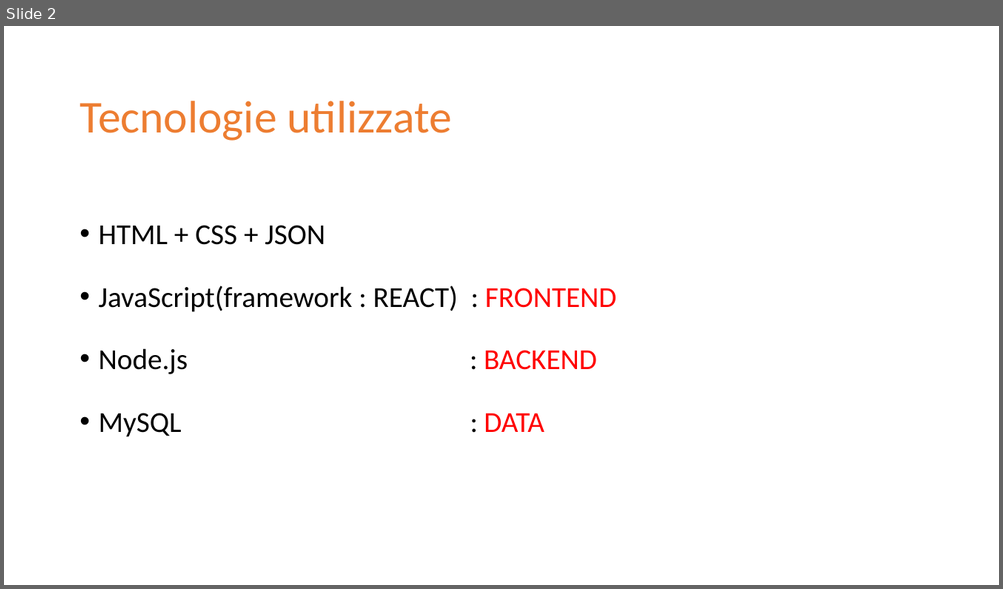
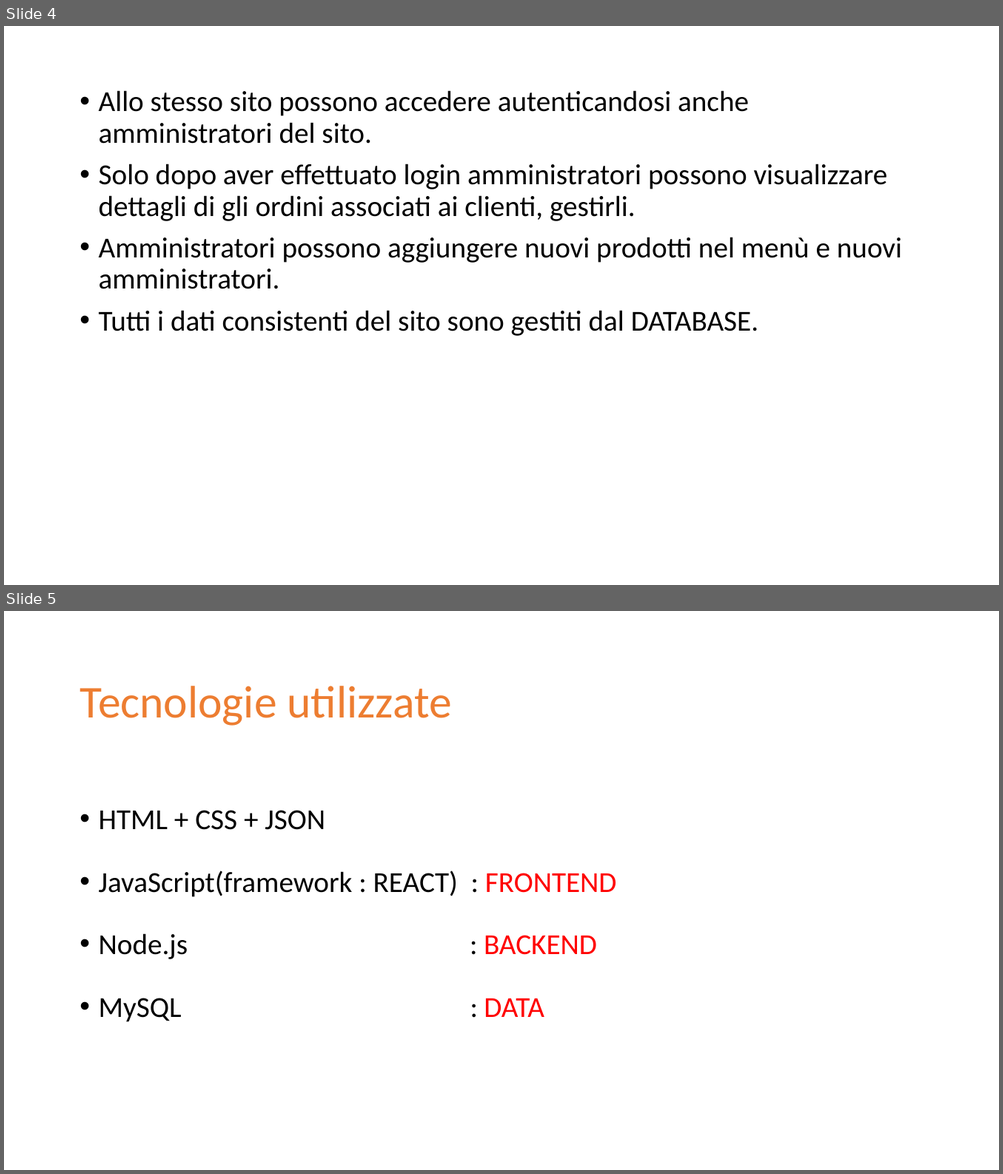
Before and after one commit to WengAnqing/Progetto-IT, a slide deck: Progetto IT.pptx. Shown one above the other, each under a label of ours: slide 2 before the commit, slides 4 and 5 after it. The pictures are 1003x589 and 1003x1174 pixels, drawn with LibreOffice and Linux fonts; fonts in the diff are those of the drawing. Boxes give left, top, right and bottom in pixels: in the first picture for what was removed or moved away, otherwise in the second. Text is boxed around its words. In the diff, an @@ line names an element or a change of style, - is before the commit and + after.

```diff
--- a/Progetto IT.pptx
+++ b/Progetto IT.pptx
@@ slide 4 added at [4,26,999,585], background #FFFFFF @@
@@ text added at [99,90,902,336], 28 pt, text #000000 @@
+• Allo stesso sito possono accedere autenticandosi anche amministratori del sito.
+• Solo dopo aver effettuato login amministratori possono visualizzare dettagli di gli ordini associati ai clienti, gestirli.
+• Amministratori possono aggiungere nuovi prodotti nel menù e nuovi amministratori.
+• Tutti i dati consistenti del sito sono gestiti dal DATABASE.
@@ what was slide 2 is now slide 5 @@
```
Also in this commit, not shown: 3 slides changed, 4 other slides added.
